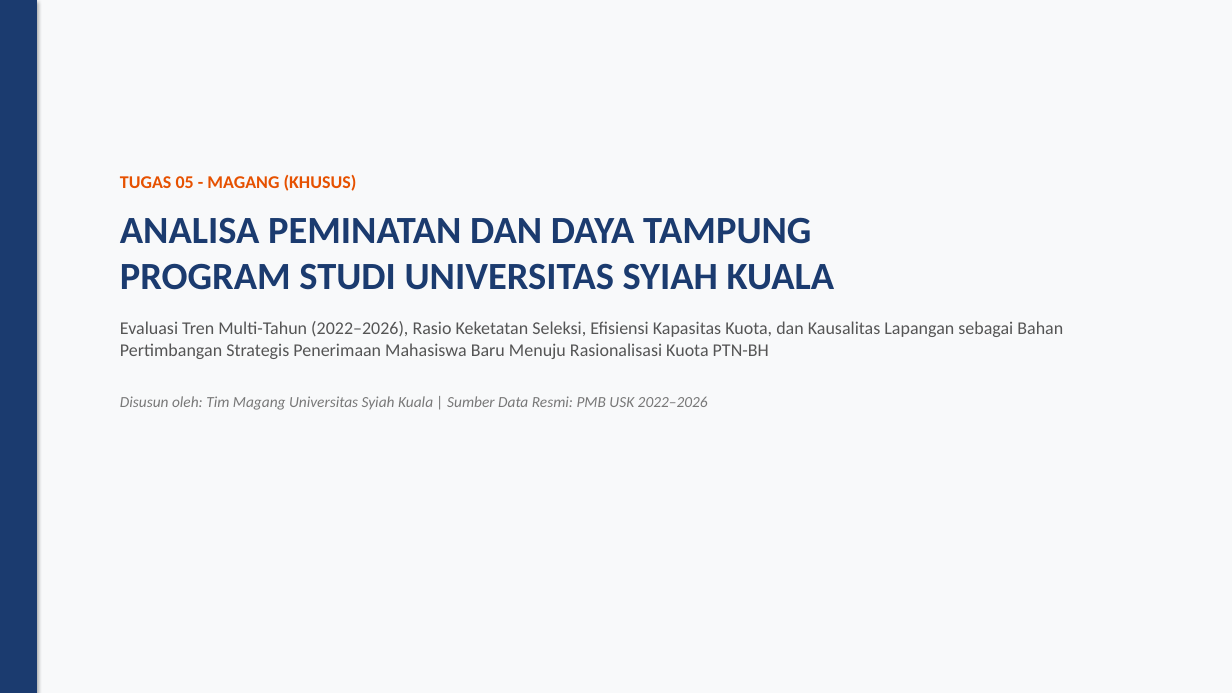
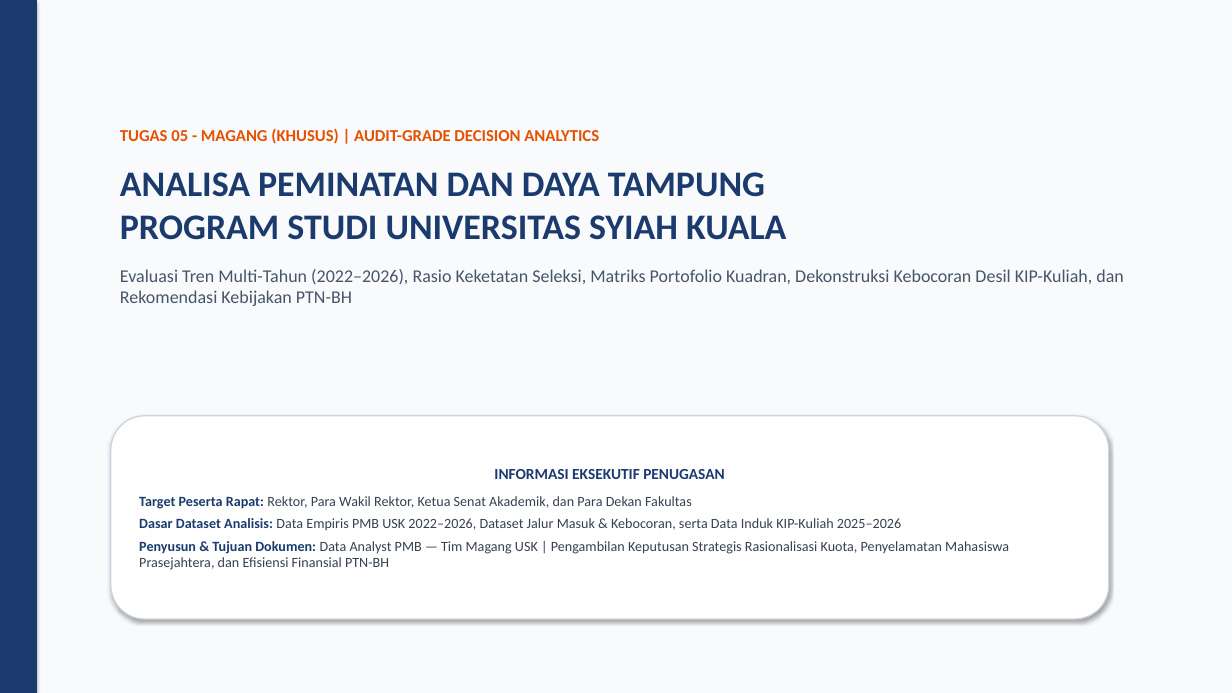
Before and after one commit to AuliaMuzhaffar/projek-magang-usk, a slide deck: slide 1 of analisa_peminatan_dan_daya_tampung/presentasi_analisa_peminatan_dan_daya_tampung.pptx. Drawn at 1232x693 pixels with LibreOffice and Linux fonts; fonts in the diff are those of the drawing. Boxes give left, top, right and bottom in pixels: in the first picture for what was removed or moved away, otherwise in the second. Text is boxed around its words. In the diff, an @@ line names an element or a change of style, - is before the commit and + after.

Commit message:
feat(presentation): build and update 16-slide PowerPoint (.pptx) with full KIP Desil 5-6 findings

```diff
--- a/analisa_peminatan_dan_daya_tampung/presentasi_analisa_peminatan_dan_daya_tampung.pptx
+++ b/analisa_peminatan_dan_daya_tampung/presentasi_analisa_peminatan_dan_daya_tampung.pptx
@@ rectangle at bbox=[0, 0, 1232, 693]: fill #F8F9FA to #F8FAFC @@
@@ text "TUGAS 05 - MAGANG (KHUSUS) ...": place and size @@
-text "TUGAS 05 - MAGANG (KHUSUS) ..." at bbox=[120, 175, 1063, 410]
+text "TUGAS 05 - MAGANG (KHUSUS) ..." at bbox=[120, 128, 1123, 306]
@@ text at bbox=[120, 128, 599, 144]: text changed; size 14 to 13 pt @@
-TUGAS 05 - MAGANG (KHUSUS)
+TUGAS 05 - MAGANG (KHUSUS) | AUDIT-GRADE DECISION ANALYTICS
@@ text at bbox=[120, 172, 786, 240]: size 30 to 28 pt in "ANALISA PEMINATAN DAN DAYA TAMPUNG PROGRAM STUDI ..."; less space between paragraphs @@
@@ text at bbox=[120, 269, 1123, 306]: text changed; text colour #555555 to #475569 @@
-Evaluasi Tren Multi-Tahun (2022–2026), Rasio Keketatan Seleksi, Efisiensi Kapasitas Kuota, dan Kausalitas Lapangan sebagai Bahan Pertimbangan Strategis Penerimaan Mahasiswa Baru Menuju Rasionalisasi Kuota PTN-BH
-Disusun oleh: Tim Magang Universitas Syiah Kuala | Sumber Data Resmi: PMB USK 2022–2026
+Evaluasi Tren Multi-Tahun (2022–2026), Rasio Keketatan Seleksi, Matriks Portofolio Kuadran, Dekonstruksi Kebocoran Desil KIP-Kuliah, dan Rekomendasi Kebijakan PTN-BH
@@ rounded rectangle added at bbox=[111, 416, 1109, 619], fill #FFFFFF, outline #CBD5E1 1 pt, 11 pt, text #374151 @@
+INFORMASI EKSEKUTIF PENUGASAN
+Target Peserta Rapat: Rektor, Para Wakil Rektor, Ketua Senat Akademik, dan Para Dekan Fakultas
+Dasar Dataset Analisis: Data Empiris PMB USK 2022–2026, Dataset Jalur Masuk & Kebocoran, serta Data Induk KIP-Kuliah 2025–2026
+Penyusun & Tujuan Dokumen: Data Analyst PMB — Tim Magang USK | Pengambilan Keputusan Strategis Rasionalisasi Kuota, Penyelamatan Mahasiswa Prasejahtera, dan Efisiensi Finansial PTN-BH
```
Also in this commit, not shown: 4 other slides changed, 11 slides added, 10 slides removed, 1 other file.
